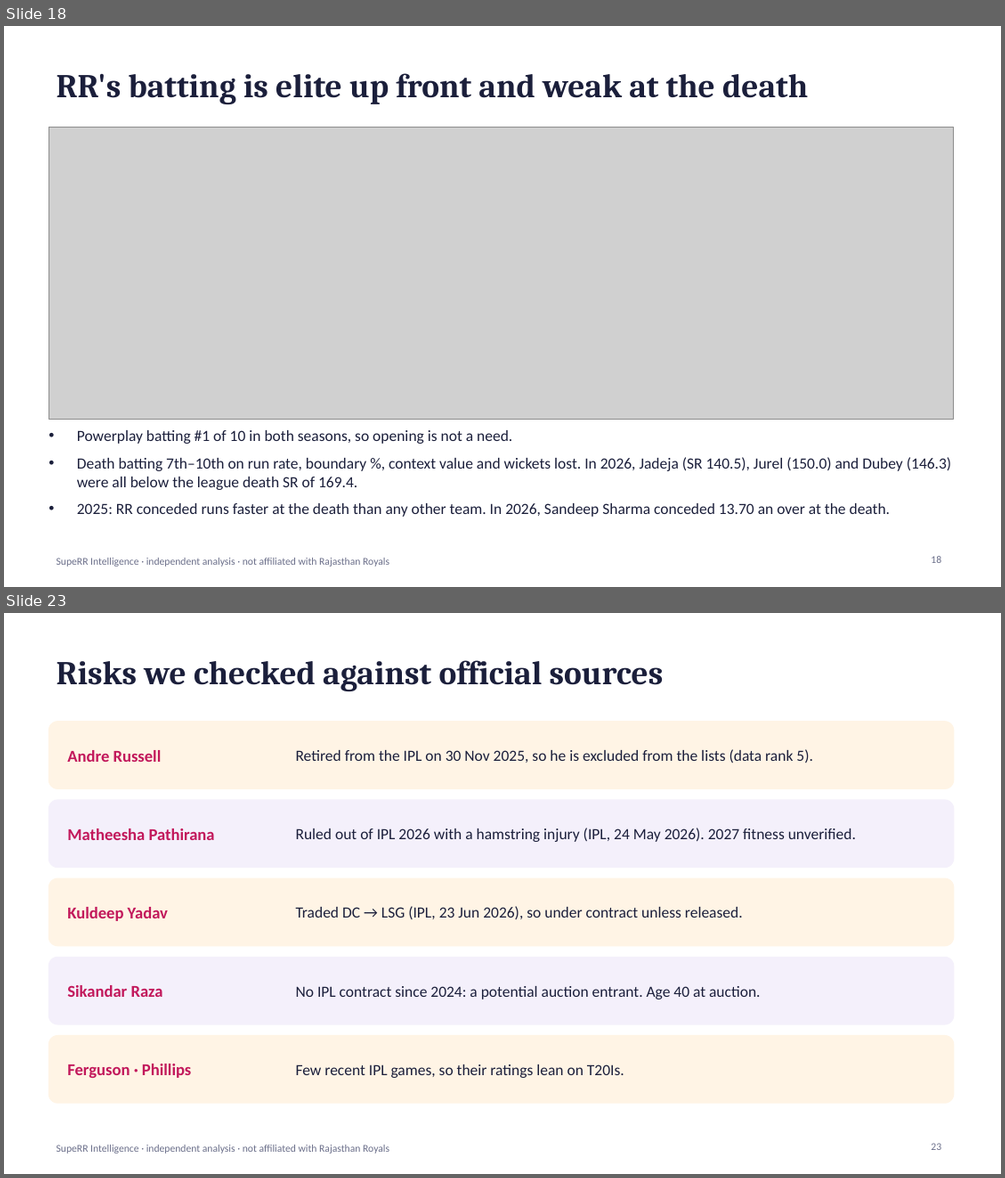
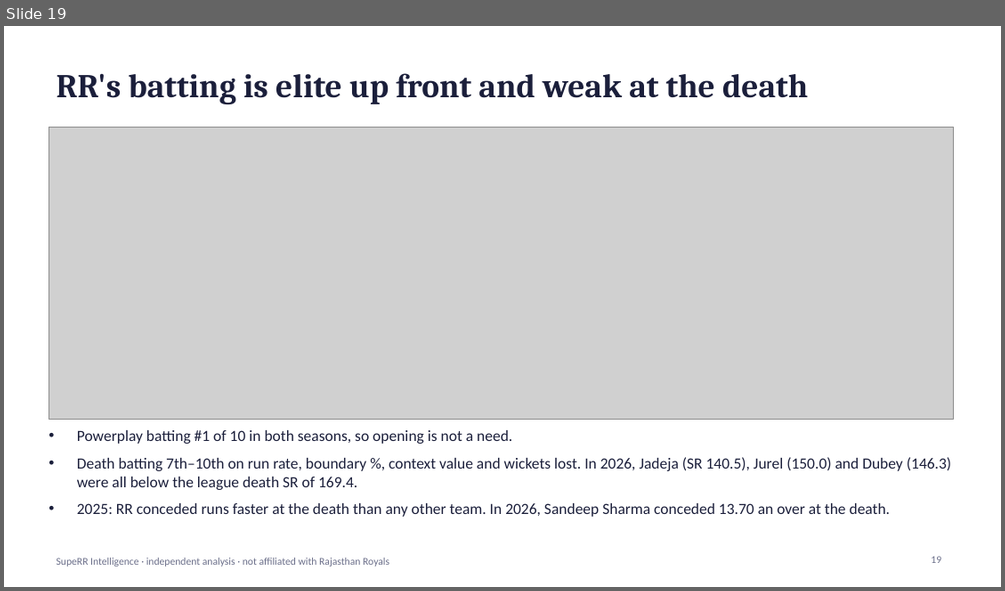
Before and after one commit to Anurag-1902-Patil/RR-Hackathon, a slide deck: reports/presentation.pptx. Shown one above the other, each under a label of ours: slides 18 and 23 before the commit, slide 19 after it; the slides between them are not shown. The pictures are 1005x1178 and 1005x591 pixels, drawn with LibreOffice and Linux fonts; fonts in the diff are those of the drawing; grey boxes stand for pictures. Boxes give left, top, right and bottom in pixels: in the first picture for what was removed or moved away, otherwise in the second. Text is boxed around its words. In the diff, an @@ line names an element or a change of style, - is before the commit and + after.

```diff
--- a/reports/presentation.pptx
+++ b/reports/presentation.pptx
@@ slide 23 removed at bbox=[4, 613, 1001, 1174], background #FFFFFF; not listed: 1 template element that a slide beside it also shows @@
@@ title removed at bbox=[57, 660, 663, 692] @@
-Risks we checked against official sources
@@ rounded rectangle removed at bbox=[48, 722, 954, 788] @@
@@ text removed at bbox=[67, 750, 162, 762] @@
-Andre Russell
@@ text removed at bbox=[296, 749, 813, 763] @@
-Retired from the IPL on 30 Nov 2025, so he is excluded from the lists (data rank 5).
@@ rounded rectangle removed at bbox=[48, 800, 954, 868] @@
@@ text removed at bbox=[67, 828, 215, 840] @@
-Matheesha Pathirana
@@ text removed at bbox=[296, 827, 856, 842] @@
-Ruled out of IPL 2026 with a hamstring injury (IPL, 24 May 2026). 2027 fitness unverified.
@@ rounded rectangle removed at bbox=[48, 878, 954, 946] @@
@@ text removed at bbox=[296, 906, 743, 919] @@
-Traded DC → LSG (IPL, 23 Jun 2026), so under contract unless released.
@@ text removed at bbox=[67, 907, 168, 921] @@
-Kuldeep Yadav
@@ rounded rectangle removed at bbox=[48, 957, 954, 1024] @@
@@ text removed at bbox=[67, 985, 163, 997] @@
-Sikandar Raza
@@ text removed at bbox=[296, 986, 760, 999] @@
-No IPL contract since 2024: a potential auction entrant. Age 40 at auction.
@@ rounded rectangle removed at bbox=[48, 1036, 954, 1103] @@
@@ text removed at bbox=[67, 1063, 191, 1078] @@
-Ferguson · Phillips
@@ text removed at bbox=[296, 1064, 624, 1078] @@
-Few recent IPL games, so their ratings lean on T20Is.
@@ page number removed at bbox=[930, 1143, 941, 1150] @@
-23
@@ what was slide 18 is now slide 19 @@
```
Also in this commit, not shown: 13 slides changed, 2 slides added, 3 other files.
